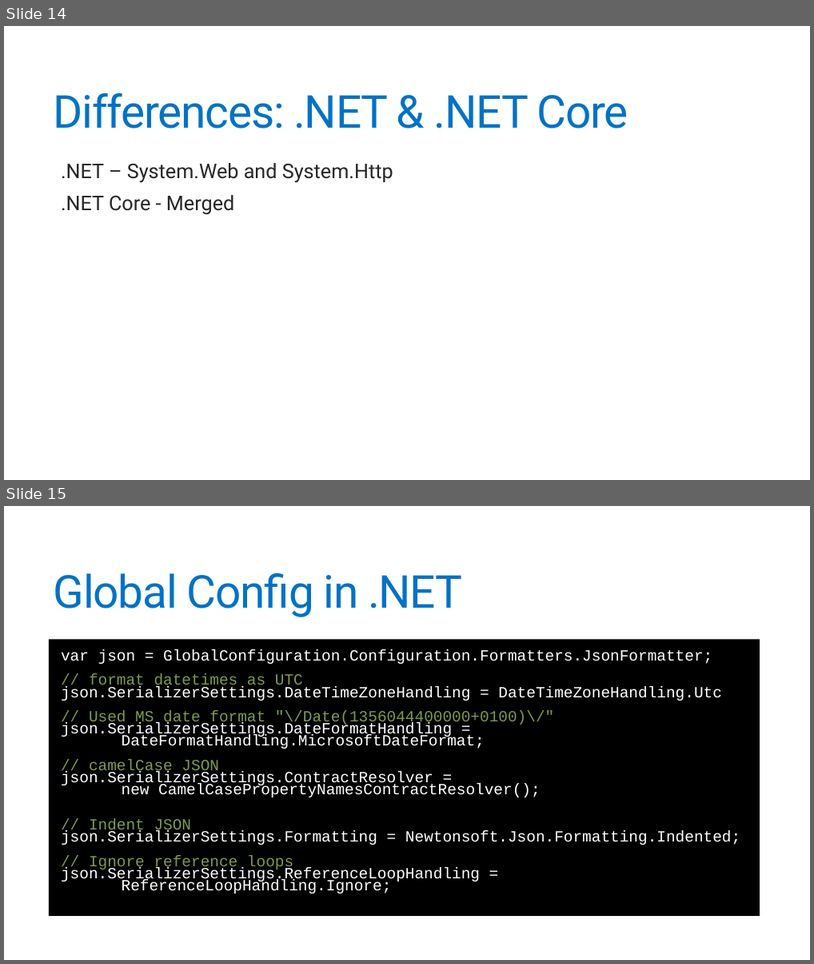
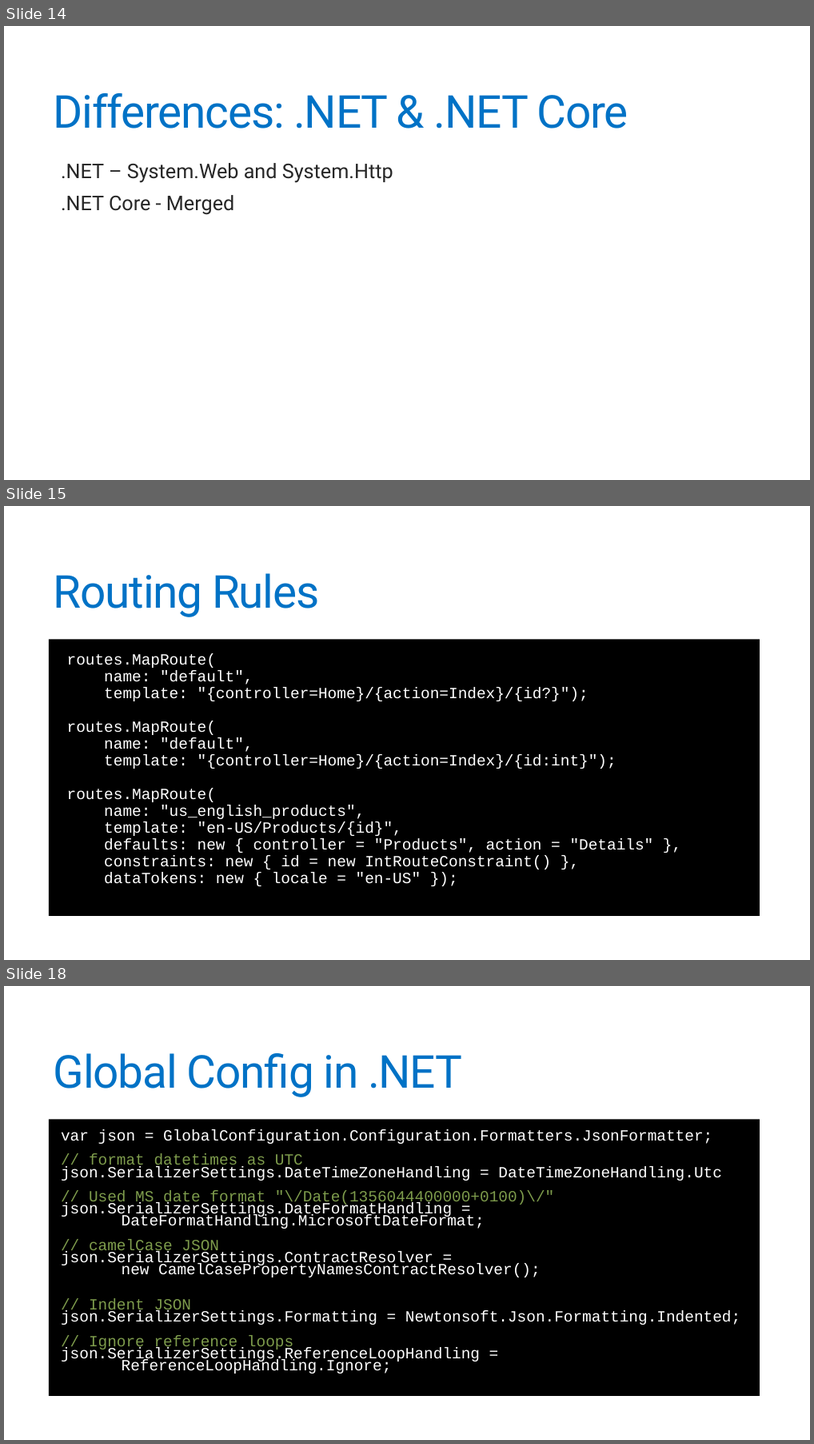
Before and after one commit to jonathantower/dotnet-apis, a slide deck: slides.pptx. Shown one above the other, each under a label of ours: slides 14 and 15 before the commit, slides 14, 15 and 18 after it; the slides between them are not shown. The pictures are 814x964 and 814x1444 pixels, drawn with LibreOffice and Linux fonts; fonts in the diff are those of the drawing. Boxes give left, top, right and bottom in pixels: in the first picture for what was removed or moved away, otherwise in the second. Text is boxed around its words. In the diff, an @@ line names an element or a change of style, - is before the commit and + after.

```diff
--- a/slides.pptx
+++ b/slides.pptx
@@ slide 15 added at (x1=4, y1=506, x2=810, y2=960), background #FFFFFF @@
@@ title added at (x1=54, y1=573, x2=319, y2=617), 54 pt, text #0072C6 @@
+Routing Rules
@@ text added at (x1=49, y1=639, x2=760, y2=916), fill #000000, 18.5 pt, text #FFFFFF @@
+  routes.MapRoute(
+  name: "default",
+  template: "{controller=Home}/{action=Index}/{id?}");
+  routes.MapRoute(
+  name: "default",
+  template: "{controller=Home}/{action=Index}/{id:int}");
+  routes.MapRoute(
+  name: "us_english_products",
+  template: "en-US/Products/{id}",
+  defaults: new { controller = "Products", action = "Details" },
+  constraints: new { id = new IntRouteConstraint() },
+  dataTokens: new { locale = "en-US" });
@@ what was slide 15 is now slide 18 @@
```
Also in this commit, not shown: 8 slides changed, 6 other slides added, 10 slides removed.
